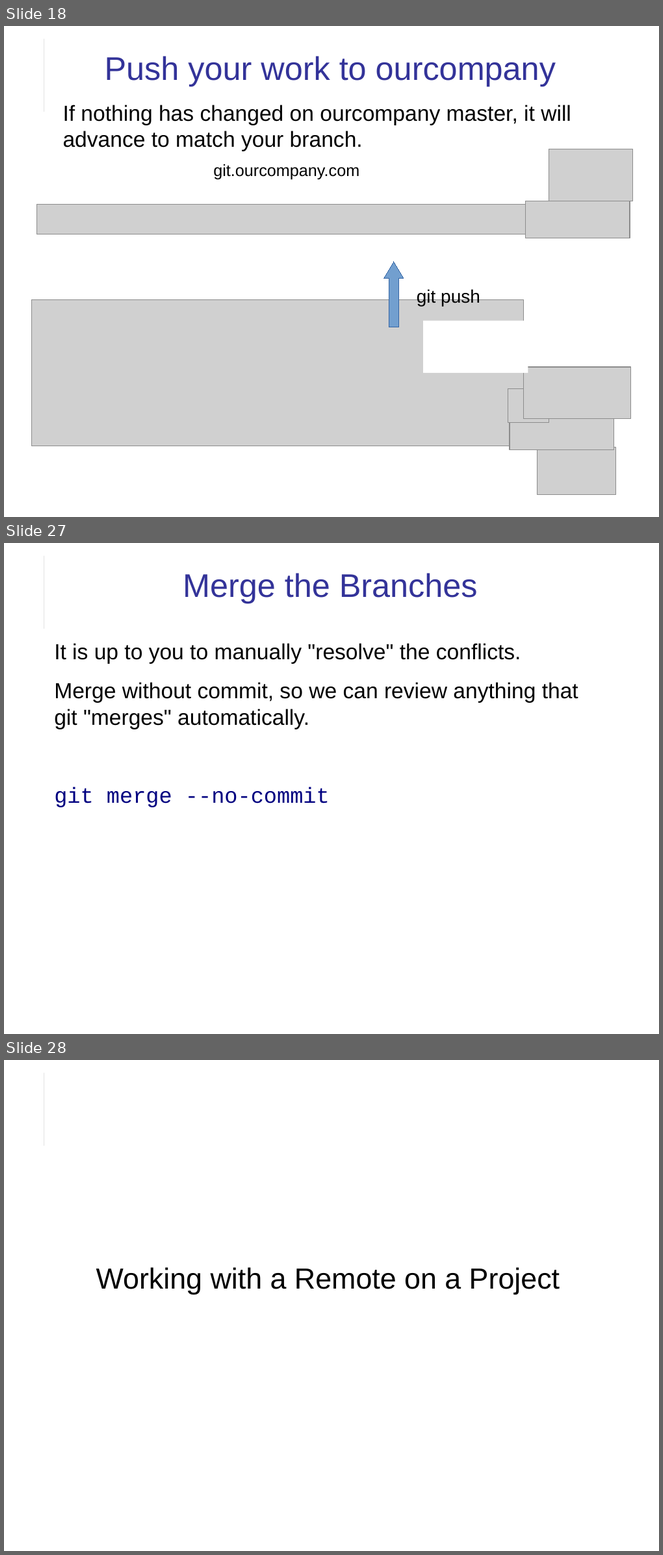
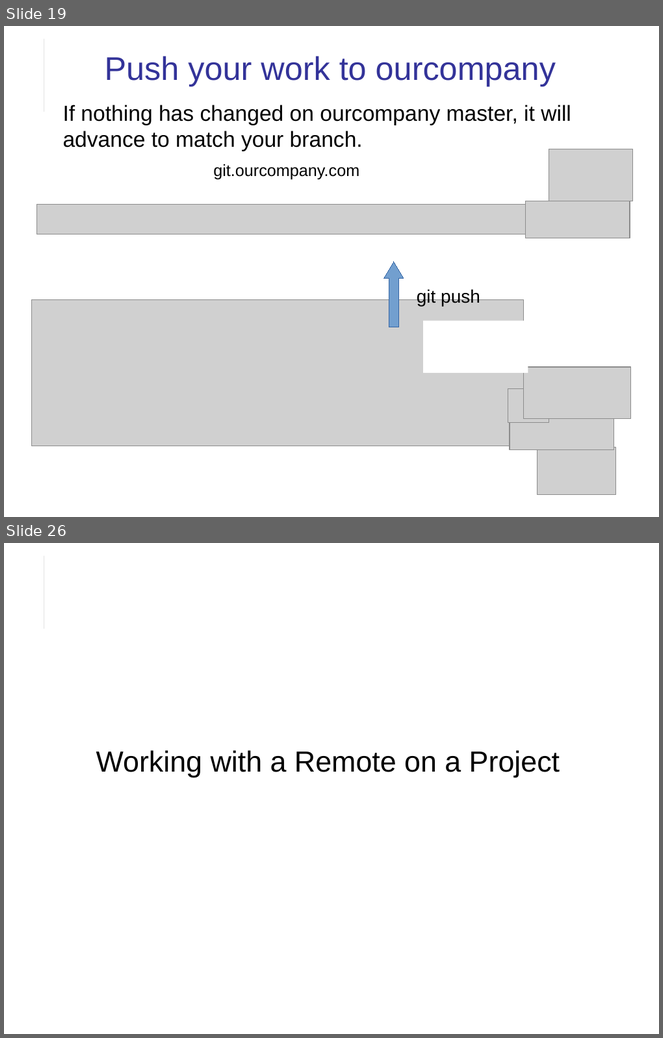
Before and after one commit to cpske/ISP, a slide deck: git/Git-Remotes.odp. Shown one above the other, each under a label of ours: slides 18, 27 and 28 before the commit, slides 19 and 26 after it; the slides between them are not shown. The pictures are 663x1555 and 663x1038 pixels, drawn with LibreOffice and Linux fonts; fonts in the diff are those of the drawing; grey boxes stand for pictures. Boxes give left, top, right and bottom in pixels: in the first picture for what was removed or moved away, otherwise in the second. Text is boxed around its words. In the diff, an @@ line names an element or a change of style, - is before the commit and + after.

Commit message:
Add updated merge practice exercise

```diff
--- a/git/Git-Remotes.odp
+++ b/git/Git-Remotes.odp
@@ slide 27 removed at bbox=[4, 543, 659, 1034], background #FFFFFF; not listed: 2 template elements that a slide beside it also shows @@
@@ title removed at bbox=[183, 573, 478, 603] @@
-Merge the Branches
@@ text removed at bbox=[54, 643, 579, 808] @@
-It is up to you to manually "resolve" the conflicts.
-Merge without commit, so we can review anything that git "merges" automatically.
-git merge --no-commit
@@ what was slide 18 is now slide 19 @@
@@ what was slide 28 is now slide 26 @@
```
Also in this commit, not shown: 10 slides changed, 1 slide added, 2 other slides removed, 4 other files.
